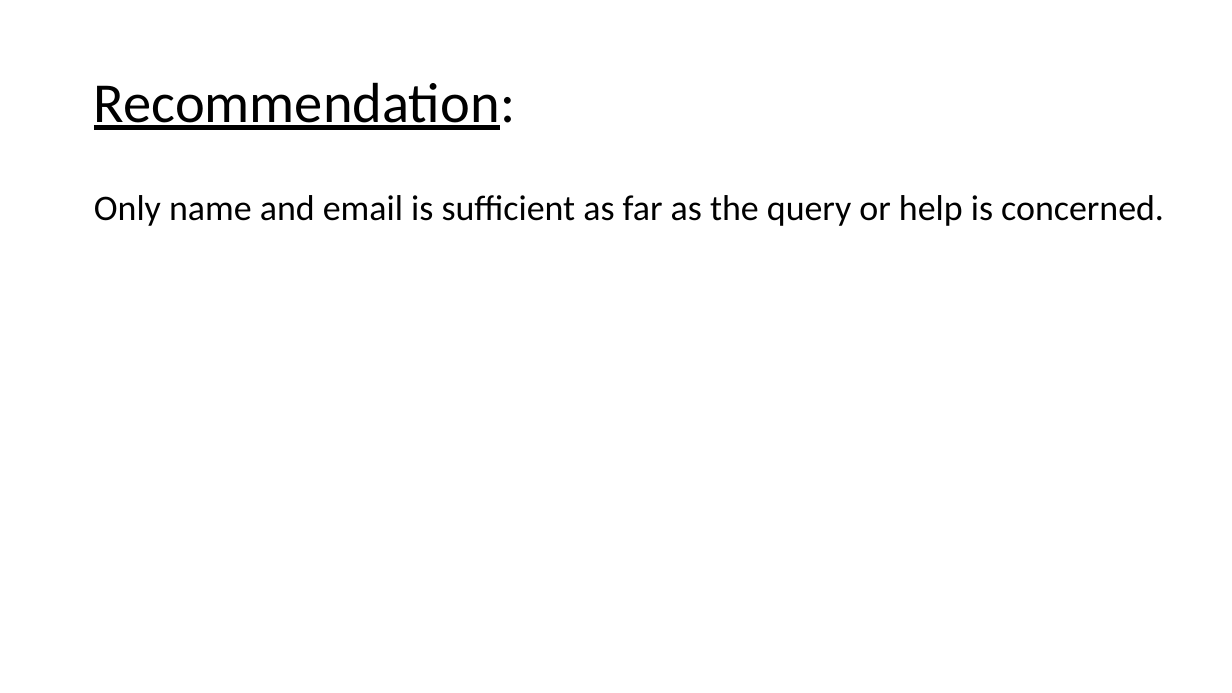
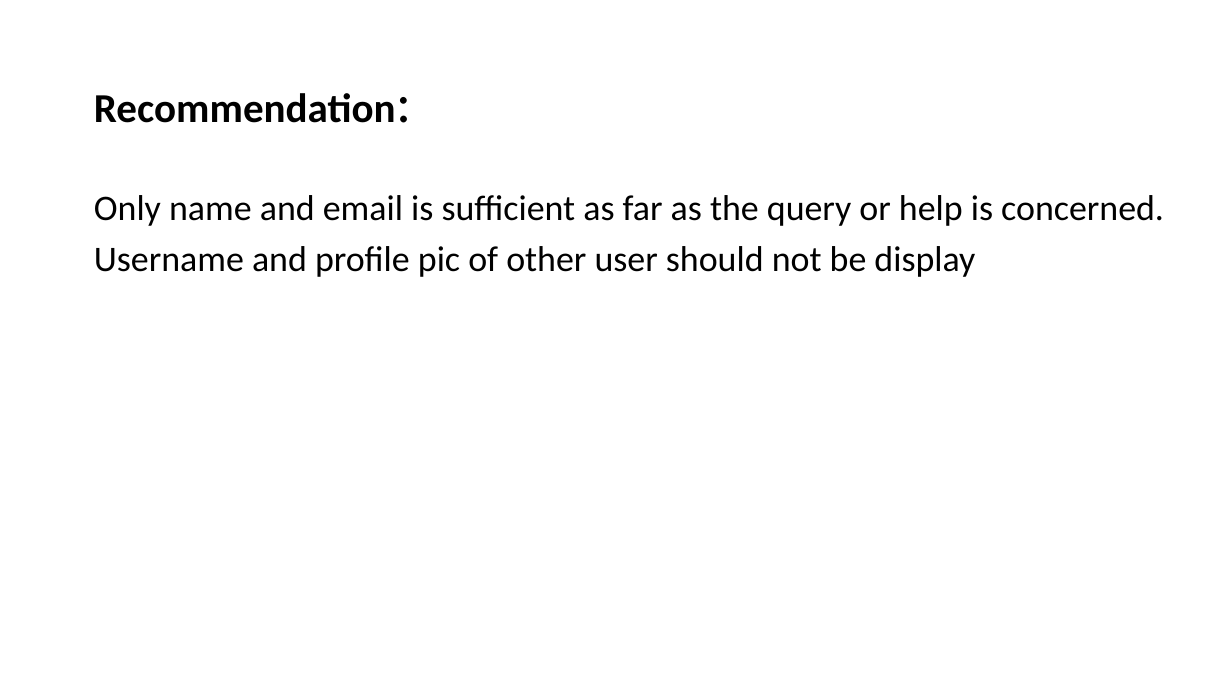
Before and after one commit to RocktimRajkumar/CEH-hack-a-thon, a slide deck: slide 95 of reports/Lifestyle Store/LifeStyle Store Application Reports.pptx (slide 94 before the commit). Drawn at 1232x693 pixels with LibreOffice and Linux fonts; fonts in the diff are those of the drawing. Boxes give left, top, right and bottom in pixels: in the first picture for what was removed or moved away, otherwise in the second. Text is boxed around its words. In the diff, an @@ line names an element or a change of style, - is before the commit and + after.

```diff
--- a/reports/Lifestyle Store/LifeStyle Store Application Reports.pptx
+++ b/reports/Lifestyle Store/LifeStyle Store Application Reports.pptx
@@ title "Recommendation:" at (x1=94, y1=93, x2=396, y2=123): size 44 to 32 pt, bold on, underline off @@
@@ text at (x1=94, y1=246, x2=975, y2=277): paragraph added @@
+Username and profile pic of other user should not be display
```
Also in this commit, not shown: 3 other slides changed, 1 slide added.
